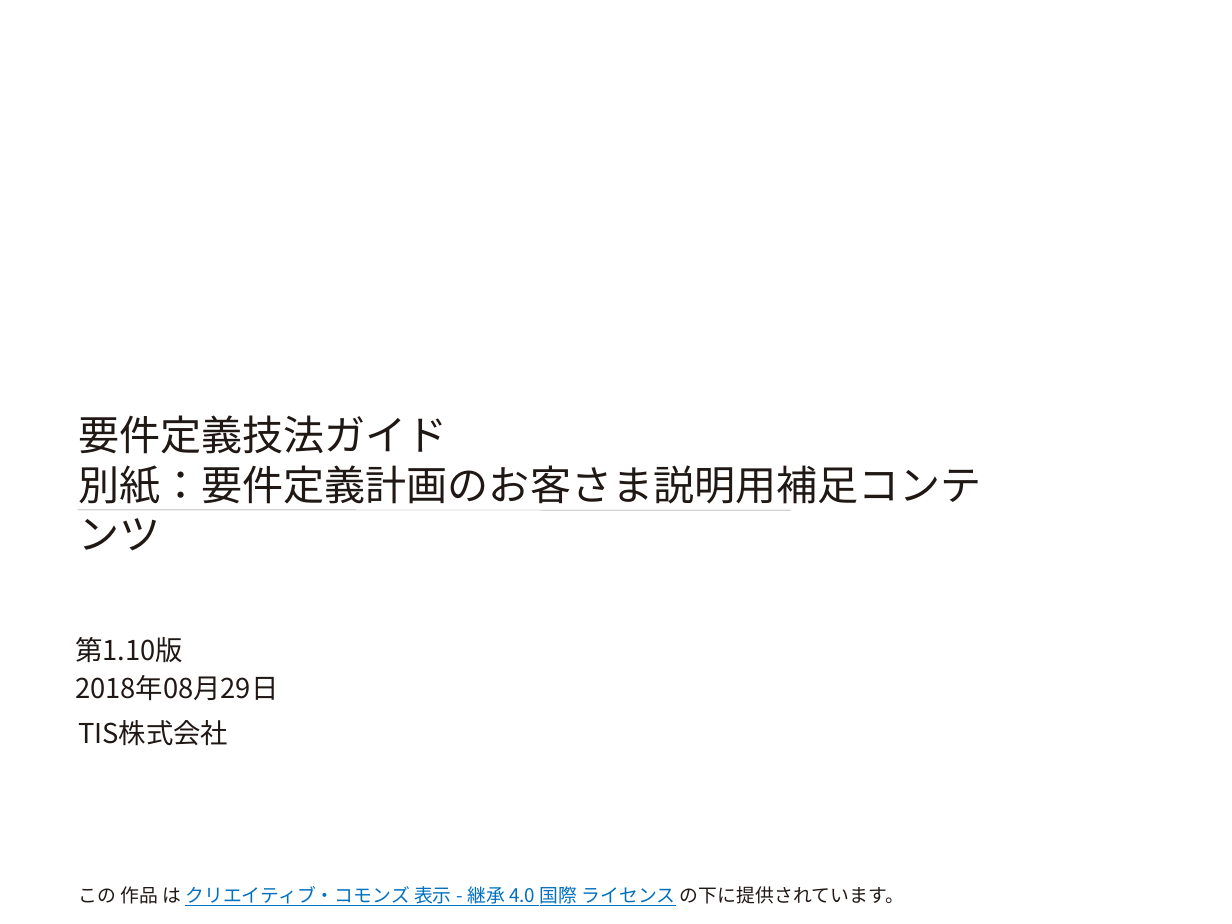
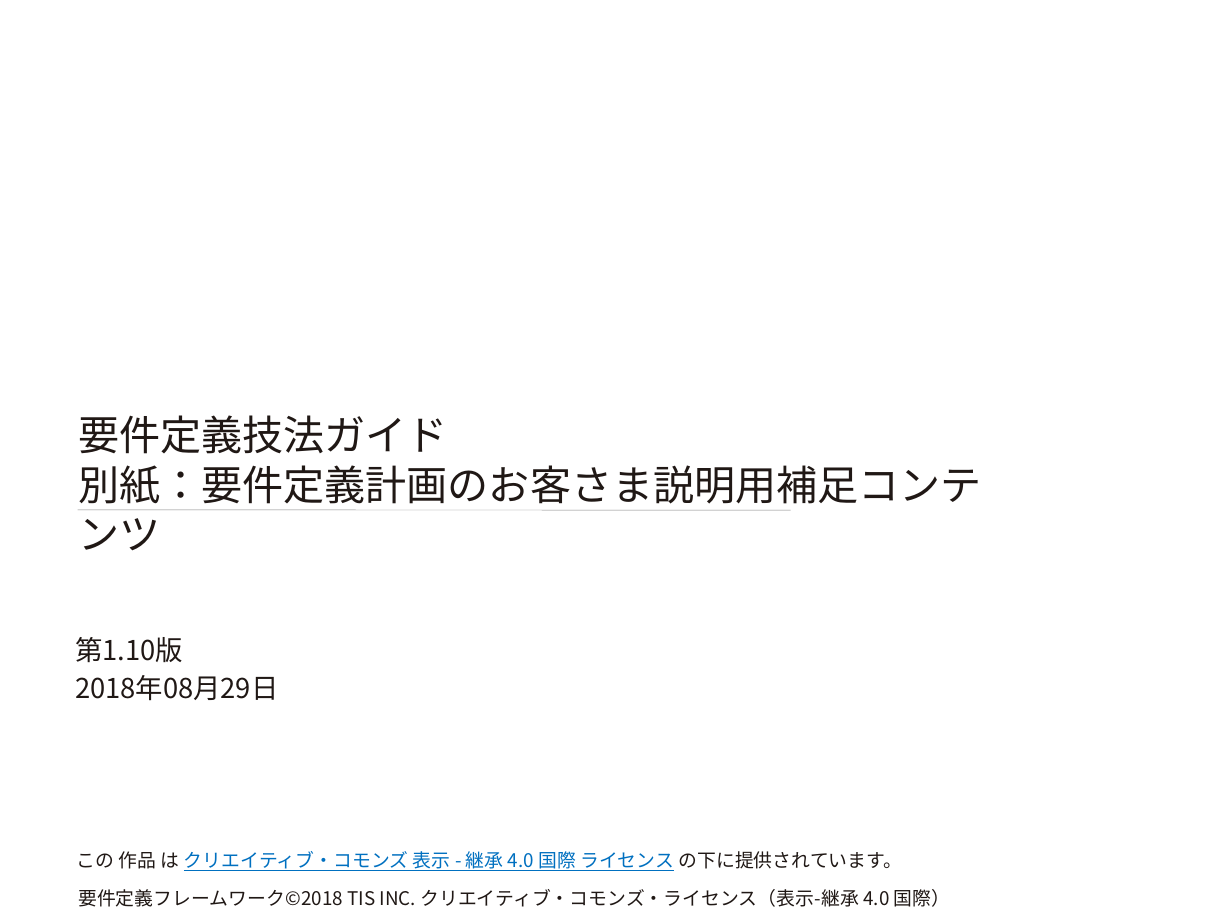
Before and after one commit to Fintan-contents/requirement-definition-fw, a slide deck: slide 1 of docs/9_要件定義技法ガイド/別紙：要件定義計画のお客様説明用補足コンテンツ.pptx. Drawn at 1232x924 pixels with LibreOffice and Linux fonts; fonts in the diff are those of the drawing; background and template pictures are left out. Boxes give left, top, right and bottom in pixels: in the first picture for what was removed or moved away, otherwise in the second. Text is boxed around its words. In the diff, an @@ line names an element or a change of style, - is before the commit and + after.

```diff
--- a/docs/9_要件定義技法ガイド/別紙：要件定義計画のお客様説明用補足コンテンツ.pptx
+++ b/docs/9_要件定義技法ガイド/別紙：要件定義計画のお客様説明用補足コンテンツ.pptx
@@ text removed at [78, 720, 228, 746] @@
-TIS株式会社
@@ text "この 作品 は クリエイティブ・コモンズ 表示 ...": place and size @@
-text "この 作品 は クリエイティブ・コモンズ 表示 ..." at [78, 886, 904, 906]
+text "この 作品 は クリエイティブ・コモンズ 表示 ..." at [77, 851, 903, 871]
@@ text added at [78, 889, 950, 907], 11 pt, text #201815 @@
+要件定義フレームワーク©2018 TIS INC. クリエイティブ・コモンズ・ライセンス（表示-継承 4.0 国際）
```
Also in this commit, not shown: 12 other files.
